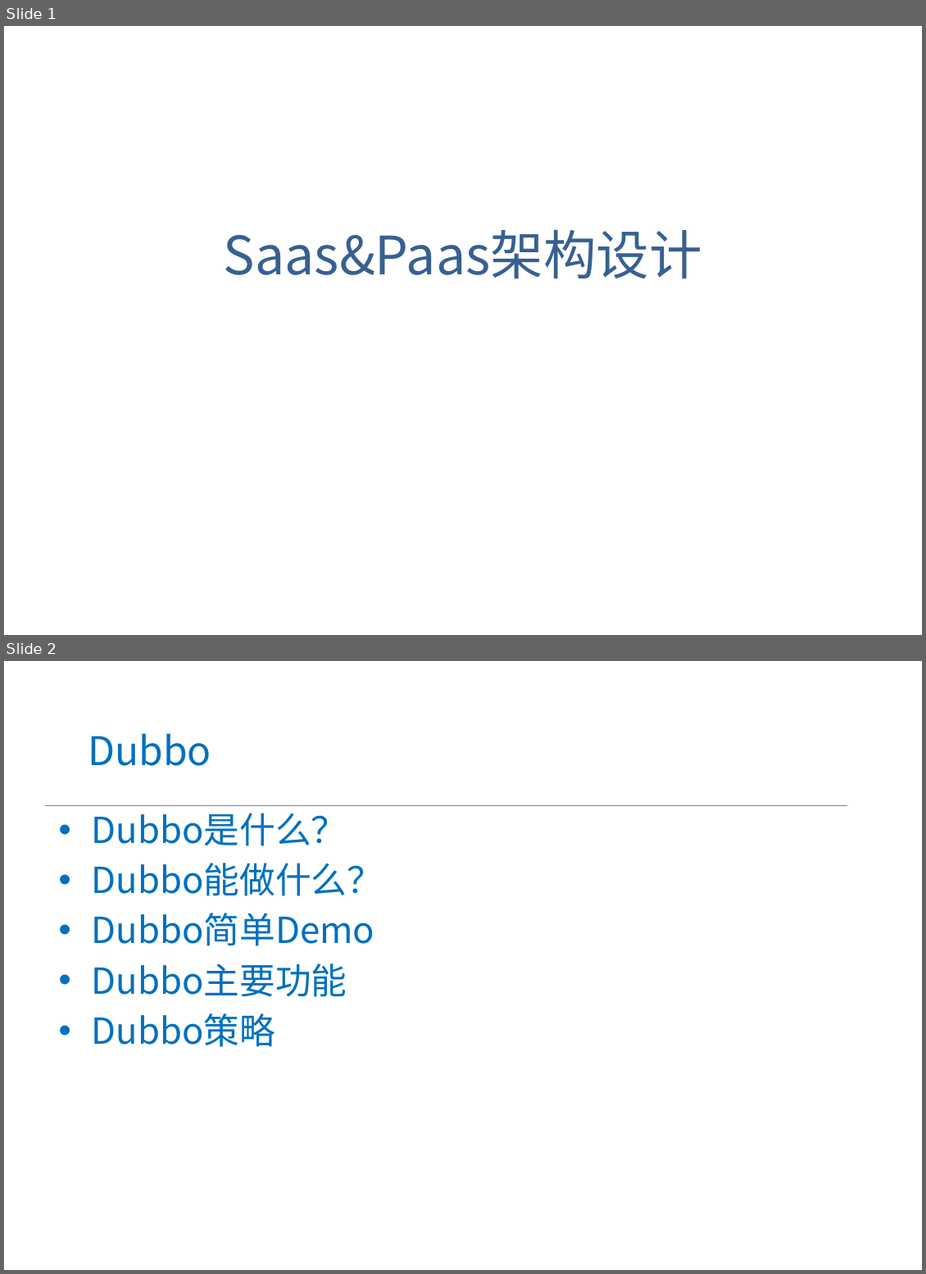
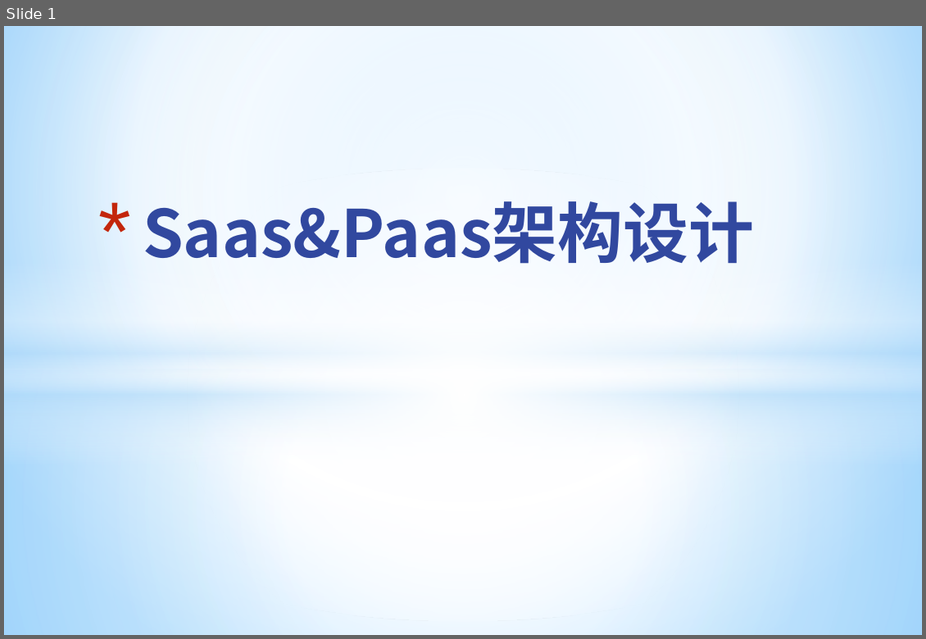
Before and after one commit to apporoad/DesignAndScheme2017, a slide deck: c云服务架构/Saas&Paas架构设计.pptx. Shown one above the other, each under a label of ours: slides 1 and 2 before the commit, slide 1 after it. The pictures are 926x1274 and 926x639 pixels, drawn with LibreOffice and Linux fonts; fonts in the diff are those of the drawing; background and template pictures are left out. Boxes give left, top, right and bottom in pixels: in the first picture for what was removed or moved away, otherwise in the second. Text is boxed around its words. In the diff, an @@ line names an element or a change of style, - is before the commit and + after.

```diff
--- a/c云服务架构/Saas&Paas架构设计.pptx
+++ b/c云服务架构/Saas&Paas架构设计.pptx
@@ slide 2 removed at (4, 661, 922, 1270), background picture (left out) @@
@@ text removed at (88, 733, 211, 766) @@
-Dubbo
@@ line removed from (45, 805) to (848, 805) @@
@@ text removed at (92, 813, 384, 1047) @@
-• Dubbo是什么？
-• Dubbo能做什么？
-• Dubbo简单Demo
-• Dubbo主要功能
-• Dubbo策略
@@ slide 1 changed as well @@
@@ rectangle added at (4, 26, 922, 370), fill gradient #FFFFFF to #B4DCFA @@
@@ ellipse added at (4, 168, 922, 621), fill gradient #FFFFFF @@
@@ title "Saas&Paas架构设计" at (143, 201, 754, 264): size 59 to 73 pt, text colour #376092 to #31489F, bold on; alignment centre to left; bullet none to *; vertical alignment middle to top @@
@@ rectangle added at (4, 261, 922, 465), fill gradient #FFFFFF to #B4DCFA @@
@@ rectangle added at (4, 370, 922, 635), fill gradient #FFFFFF to #B4DCFA @@
```
Also in this commit, not shown: 9 other slides changed, 3 slides added, 2 other slides removed.
